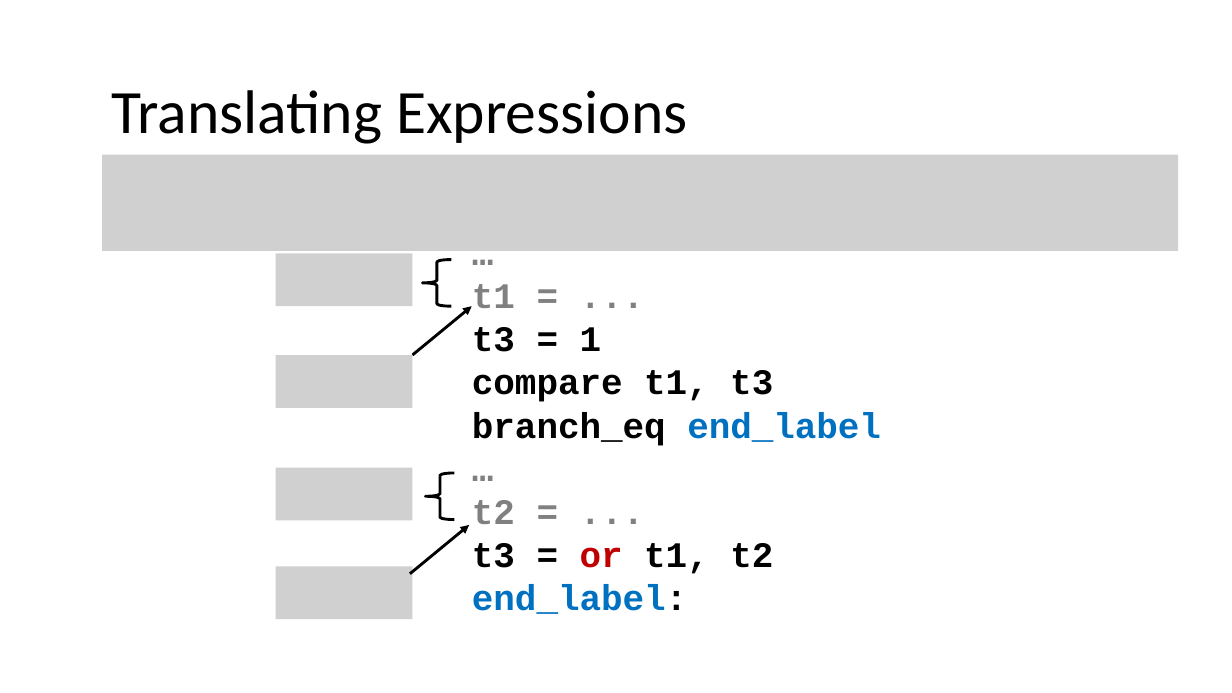
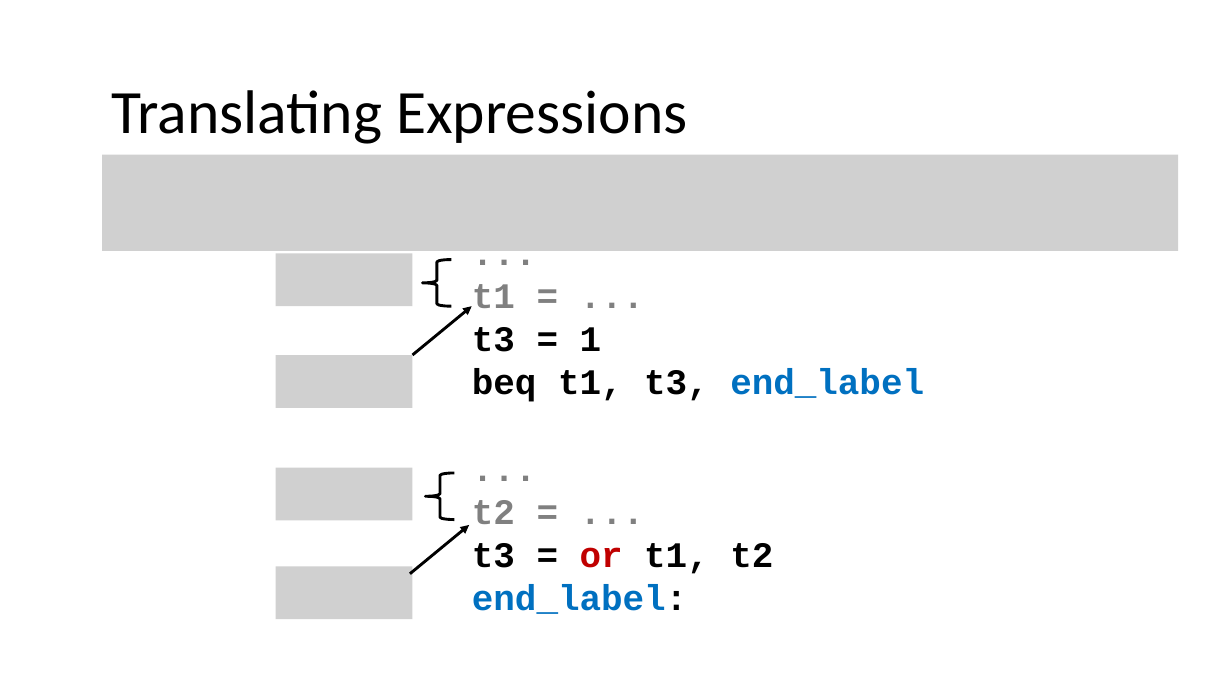
Before and after one commit to nivshani/compilation, a slide deck: slide 26 of slides/IR.pptx (slide 15 before the commit). Drawn at 1232x693 pixels with LibreOffice and Linux fonts; fonts in the diff are those of the drawing; grey boxes stand for pictures. Boxes give left, top, right and bottom in pixels: in the first picture for what was removed or moved away, otherwise in the second. Text is boxed around its words. In the diff, an @@ line names an element or a change of style, - is before the commit and + after.

```diff
--- a/slides/IR.pptx
+++ b/slides/IR.pptx
@@ text at (x1=472, y1=284, x2=924, y2=614): text changed @@
-…
+...
@@ text at (x1=472, y1=369, x2=924, y2=402): text changed @@
-compare t1, t3
-branch_eq end_label
-…
+beq t1, t3, end_label
+...
```
Also in this commit, not shown: 33 other slides changed, 16 slides added, 2 slides removed, 1 other file.
